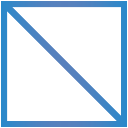
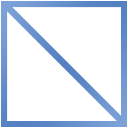
Revision of a layered (128, 128) image; what changed, layer by layer:
added layer "Layer 0 copy" above "Layer 0" over (1, 1, 127, 127)
hid "Layer 0" over (1, 1, 127, 127)
